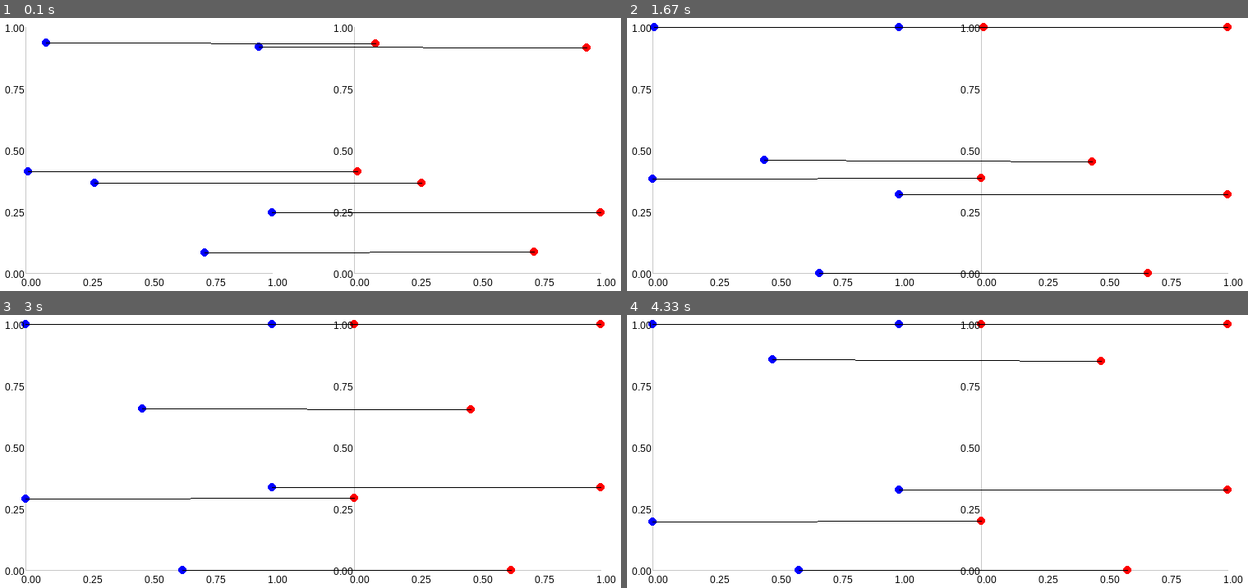
Above: before the commit, frames 1-4 (two rows, left to right).
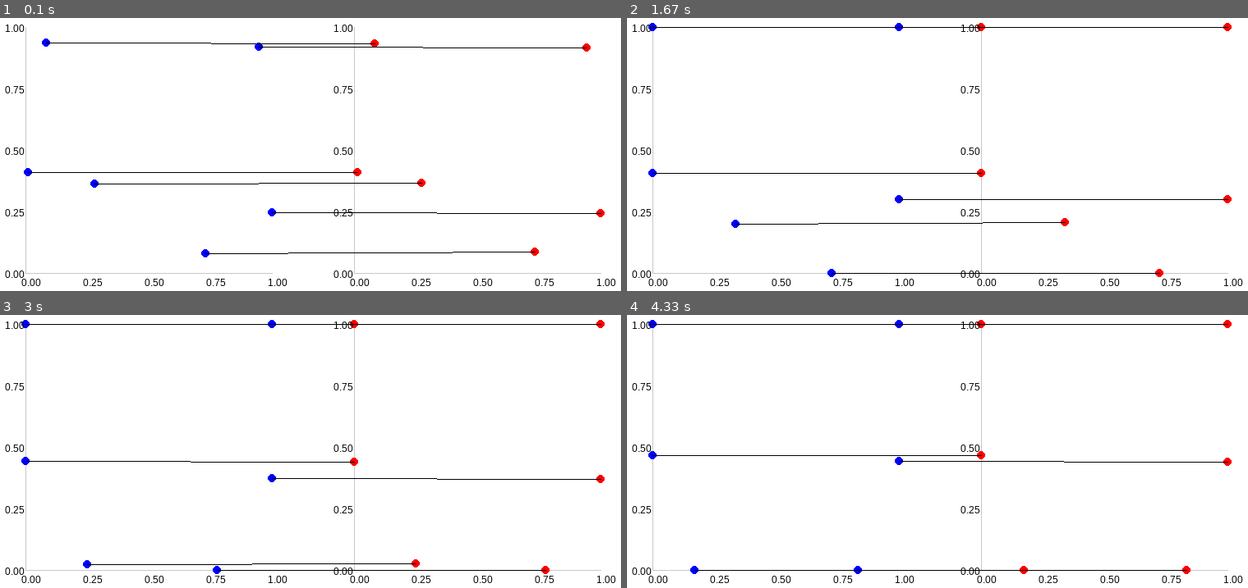
Above: after the commit, the same moments.

Repository: emmerichmtm/RieszSEnergyLab
Game: pygame game, started from rieszflowidentity.py
Two runs of this game, one before a commit and one after it. Both use one fixed random seed, a clock stepped at 60 frames per second and the inputs below.
Inputs:
- Up to frame 1 (0.1 s): no input
- Up to frame 2 (1.67 s): no input
- Up to frame 3 (3 s): no input
- Up to frame 4 (4.33 s): no input

The runs differ from the first frame. In frame 1, 0.9% of the frame differs, in the area x 3-98%, y 7-88%; in frame 2, 1.4%; in frame 3, 1.4%, in the area x 3-98%, y 32-95%; in frame 4, 1.3%.

Commit message:
Riesz Flow Identity map scaled from 0 to 1, unit square

Diff:
--- a/rieszflowidentity.py
+++ b/rieszflowidentity.py
@@ -21,7 +21,7 @@
 radius = 5
 padding = 50
 learning_rate = 0.005  # Reduced learning rate for smoother adjustments
-s = 2  # Exponent for Riesz s-Energy
+s = 1  # Exponent for Riesz s-Energy
 repulsive_strength = 0.1  # Small repulsive force to prevent clumping
 
 # Initialize random points in the range [0, 1] for (x1, x2)
